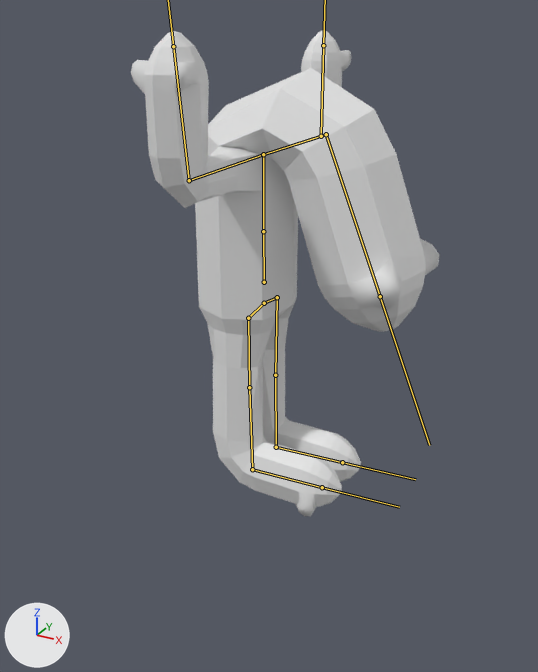
Renders of the FBX model Omuct Fes 3D/Assets/Resources/Models/chinanago.fbx from each side of a commit.
Rendered twice from a 50 mm lens placed at (7.01, -11.91, 4.36), pointed at (0.49, -0.06, -1.57). Arrows for +X, +Y and +Z are at lower left; the lights stay in place. Both versions are drawn at frame 1 of the action 'アーマチュア|walk'; the numbers are the values there. The bones that bend it are drawn over the model as lines. Materials are left out; every surface is plain grey.

Names of what the first picture shows: '円.003'.
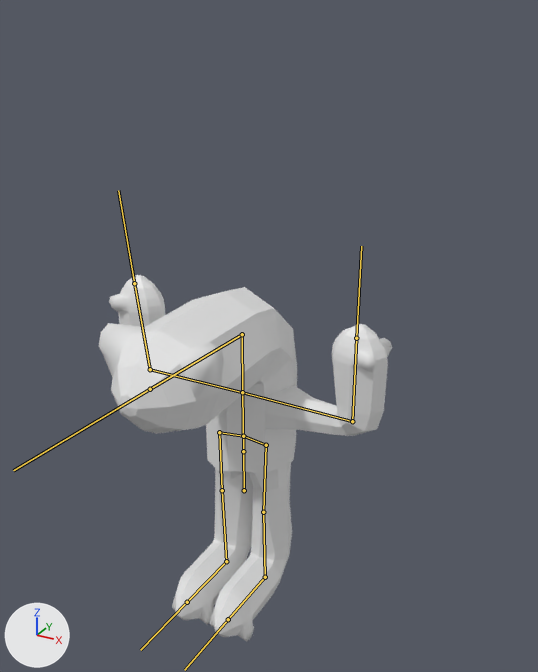
Diff of the bpy script that builds the scene:
```diff
--- a/Omuct Fes 3D/Assets/Resources/Models/chinanago.fbx.py
+++ b/Omuct Fes 3D/Assets/Resources/Models/chinanago.fbx.py
@@ bone_rig_object @@
 bone_rig_object = bpy.data.objects['アーマチュア']  # the whole rig 'アーマチュア'
-bone_rig_object.location = (0.0, 0.0, 0.0)
-bone_rig_object.rotation_euler = (0.0, 0.0, 0.0)  # degrees (0, 0, 0)
+bone_rig_object.location = (-0.01, 0.11, -3.0)
+bone_rig_object.rotation_euler = (0.0, 0.0, -1.571)  # degrees (0, 0, -90)
@@ bone_bone @@
 bone_bone = bpy.data.objects['アーマチュア'].pose.bones['Bone']
-bone_bone.location = (0.0, -0.52, 0.0)
+bone_bone.location = (0.0, -2.35, 0.0)
@@ bone_bone_002 @@
 bone_bone_002 = bpy.data.objects['アーマチュア'].pose.bones['Bone.002']  # child of 'Bone.001'
-bone_bone_002.rotation_quaternion = (0.819, 0.0, 0.0, -0.574)  # degrees (0, 0, -70)
+bone_bone_002.rotation_quaternion = (1.0, 0.0, 0.0, 0.0)  # degrees (0, 0, 0)
```

Boxes (x1, y1, x2, y2) around the edits, measured in the pictures (538 x 672 px):
'円.003', posed (25% shorter): before (131, 30, 439, 516); after (99, 275, 392, 641)
bone 'Bone', root to tip: before (264, 282) to (263, 231); after (244, 490) to (243, 451)
bone 'Bone.002', root to tip: before (263, 154) to (326, 134); after (242, 392) to (242, 334)
